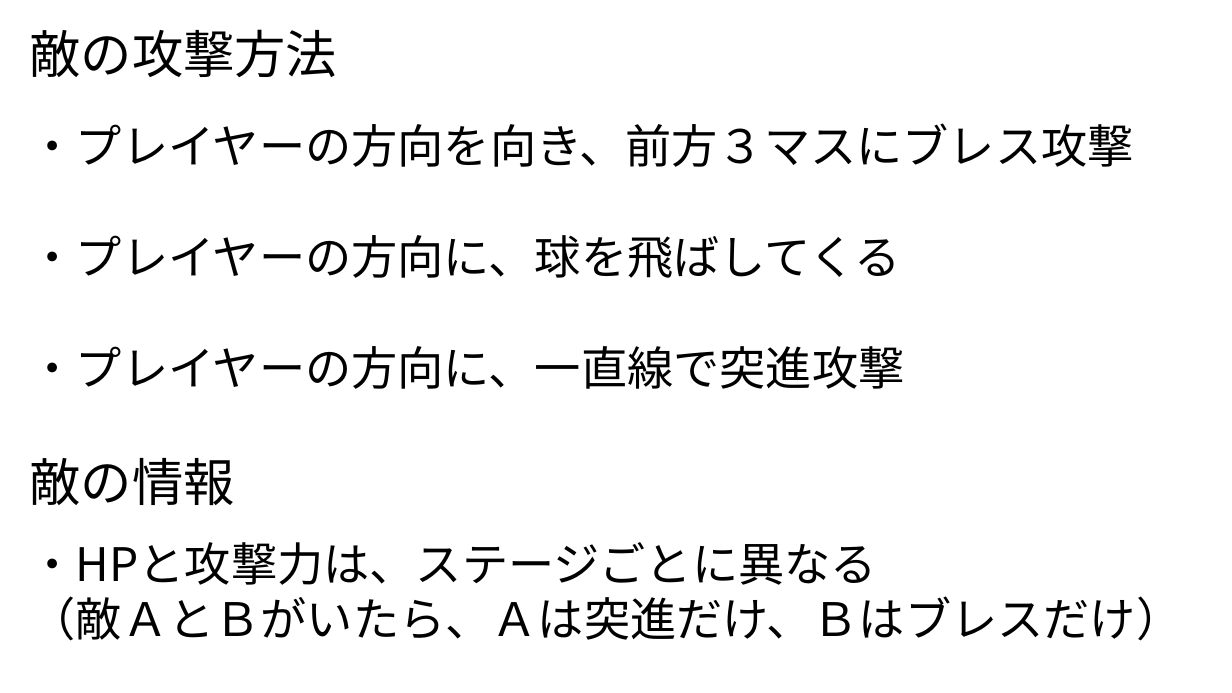
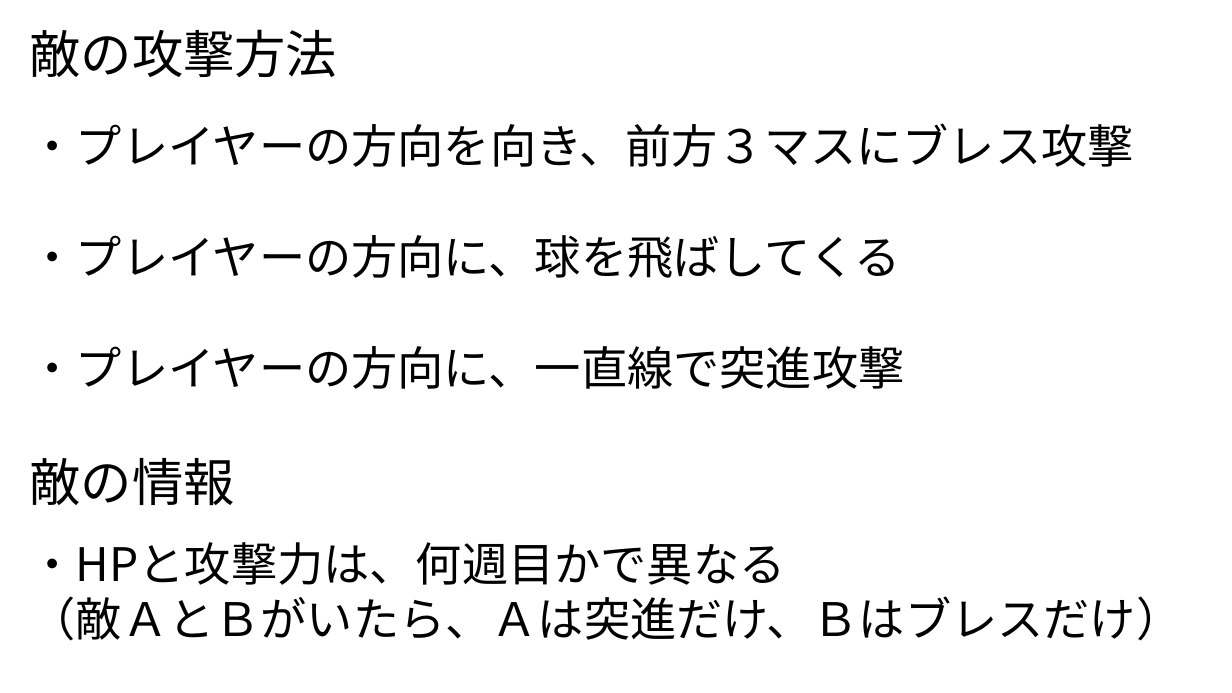
Before and after one commit to egawa110/unitykamo, a slide deck: slide 6 of 企画書.pptx. Drawn at 1232x693 pixels with LibreOffice and Linux fonts; fonts in the diff are those of the drawing. Boxes give left, top, right and bottom in pixels: in the first picture for what was removed or moved away, otherwise in the second. Text is boxed around its words. In the diff, an @@ line names an element or a change of style, - is before the commit and + after.

```diff
--- a/企画書.pptx
+++ b/企画書.pptx
@@ text at box(30, 542, 786, 585): text changed @@
-・HPと攻撃力は、ステージごとに異なる
+・HPと攻撃力は、何週目かで異なる
```
Also in this commit, not shown: 6 other slides changed, 11 other files.
